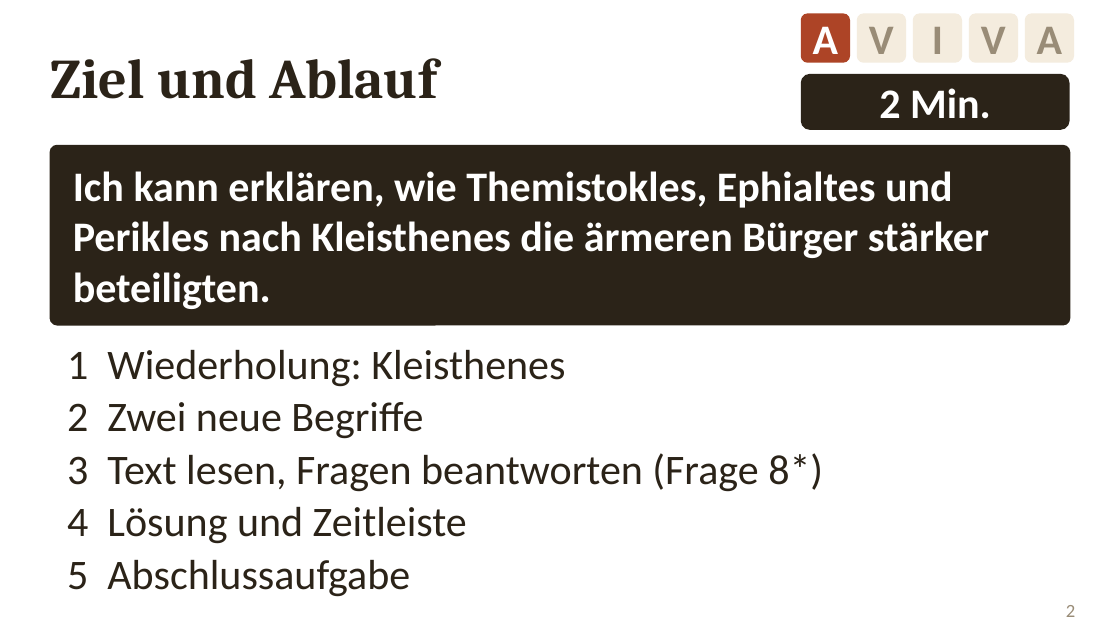
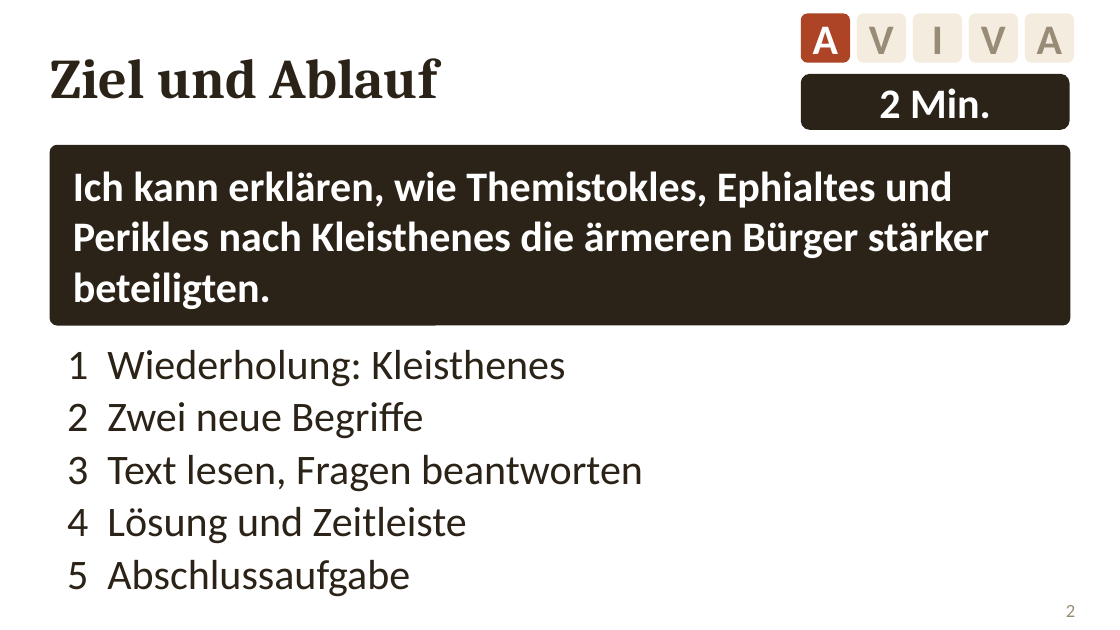
Before and after one commit to golzkonstantin-gif/Schule, a slide deck: slide 2 of Geschichte_11/Stunde_Perikles/Folien_Perikles.pptx. Drawn at 1120x630 pixels with LibreOffice and Linux fonts; fonts in the diff are those of the drawing. Boxes give left, top, right and bottom in pixels: in the first picture for what was removed or moved away, otherwise in the second. Text is boxed around its words. In the diff, an @@ line names an element or a change of style, - is before the commit and + after.

```diff
--- a/Geschichte_11/Stunde_Perikles/Folien_Perikles.pptx
+++ b/Geschichte_11/Stunde_Perikles/Folien_Perikles.pptx
@@ text at (67,455,643,492): text changed @@
-3 Text lesen, Fragen beantworten (Frage 8*)
+3 Text lesen, Fragen beantworten
```
Also in this commit, not shown: 2 other slides changed, 8 other files.
